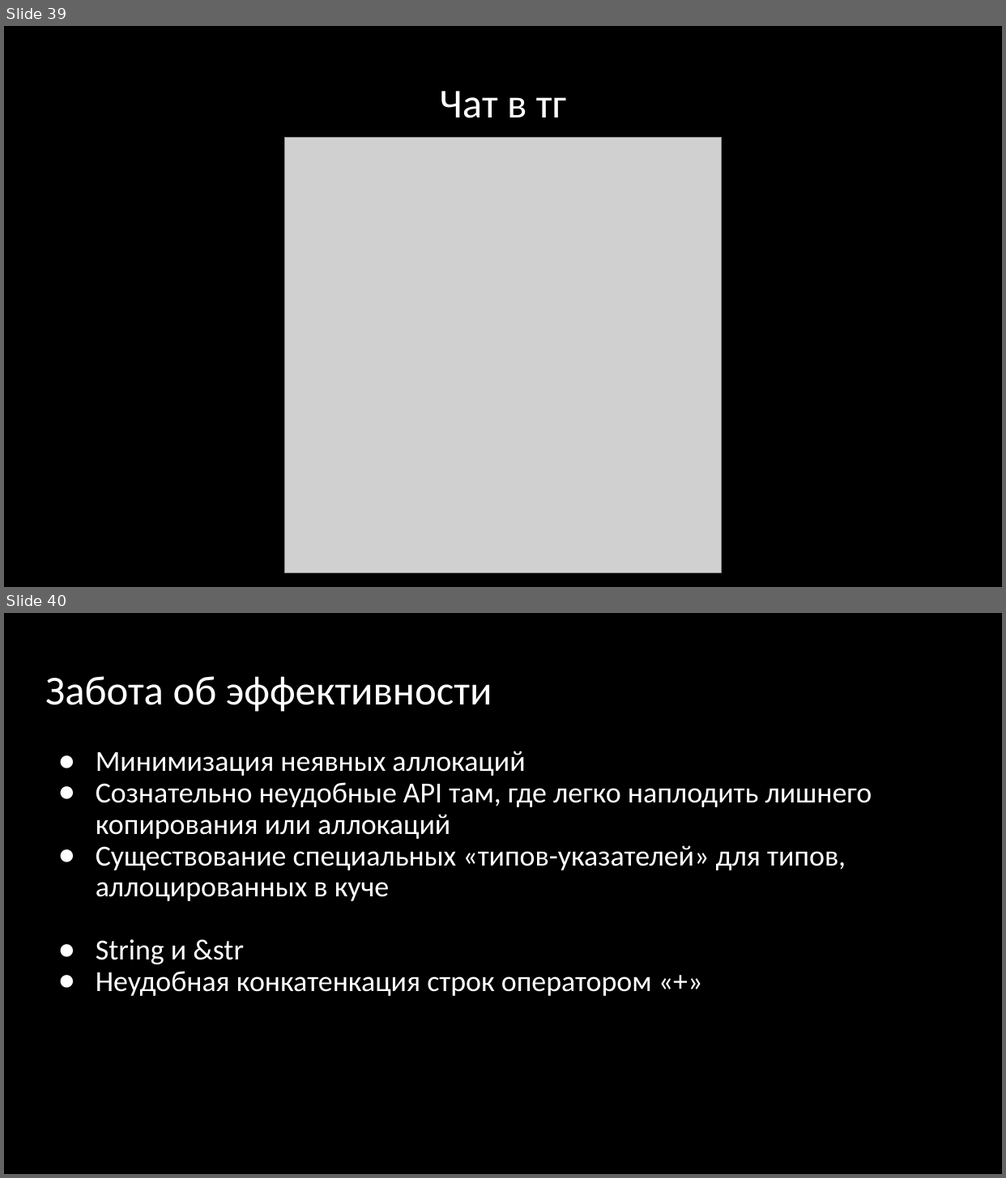
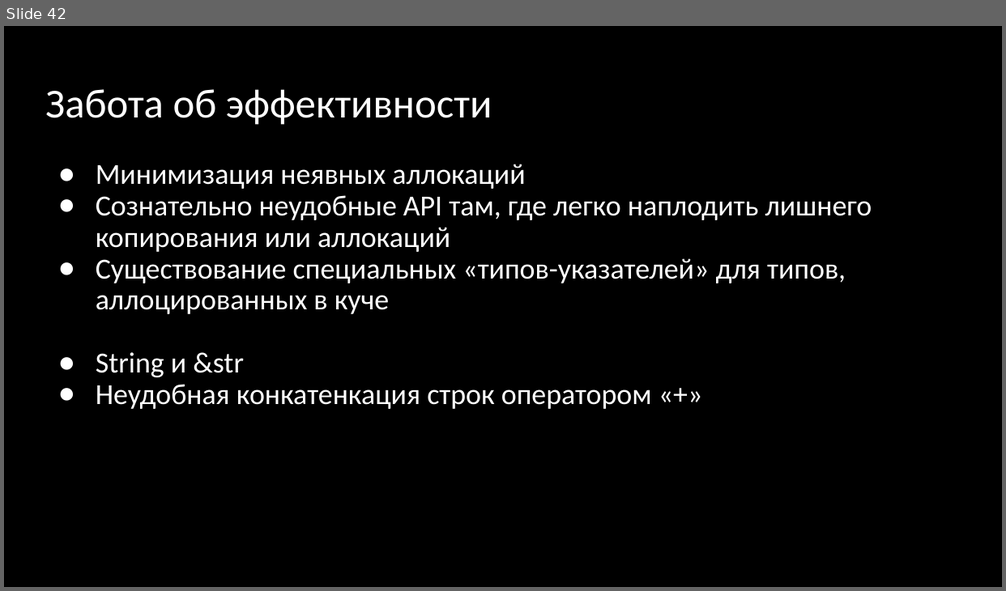
Before and after one commit to Gordon01/learn-rust, a slide deck: keynotes/Rust 2024.pptx. Shown one above the other, each under a label of ours: slides 39 and 40 before the commit, slide 42 after it. The pictures are 1006x1178 and 1006x591 pixels, drawn with LibreOffice and Linux fonts; fonts in the diff are those of the drawing; grey boxes stand for pictures. Boxes give left, top, right and bottom in pixels: in the first picture for what was removed or moved away, otherwise in the second. Text is boxed around its words. In the diff, an @@ line names an element or a change of style, - is before the commit and + after.

```diff
--- a/keynotes/Rust 2024.pptx
+++ b/keynotes/Rust 2024.pptx
@@ slide 39 removed at [4,26,1002,587], background #000000 @@
@@ title removed at [440,91,566,118] @@
-Чат в тг
@@ picture removed at [286,137,721,573] @@
@@ what was slide 40 is now slide 42 @@
```
Also in this commit, not shown: 1 slide changed, 3 slides added, 5 other files.
